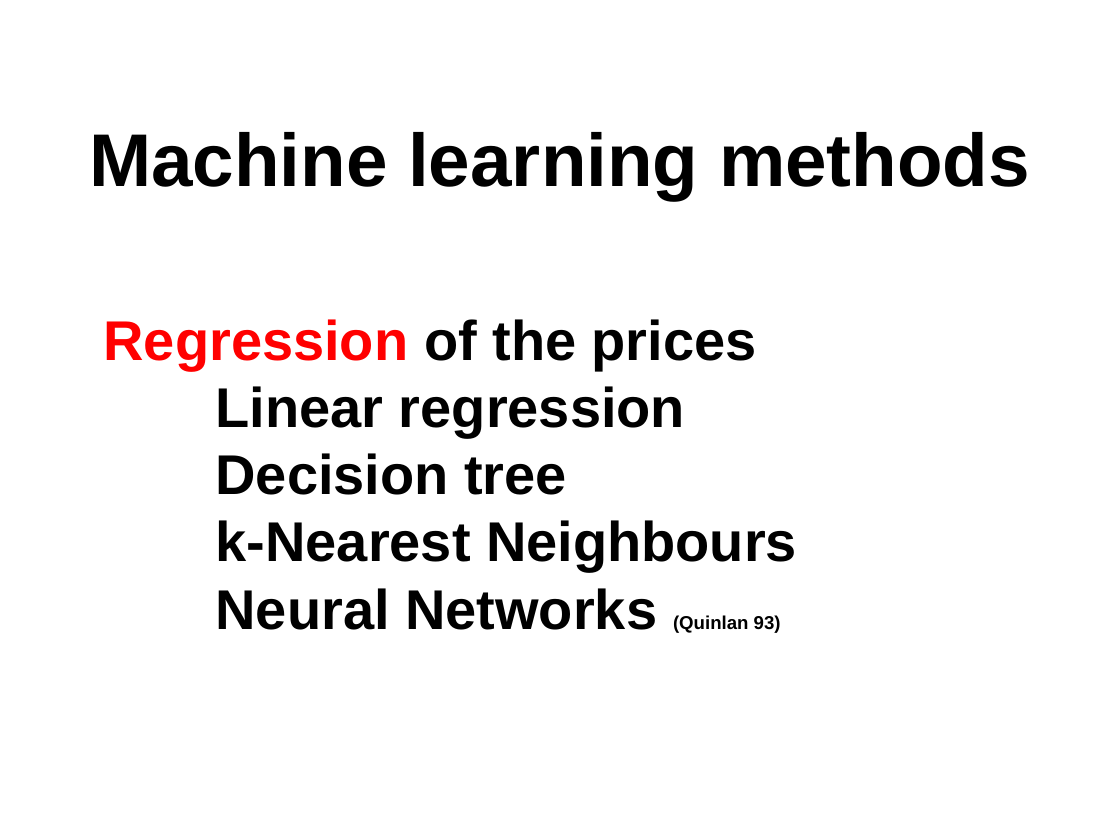
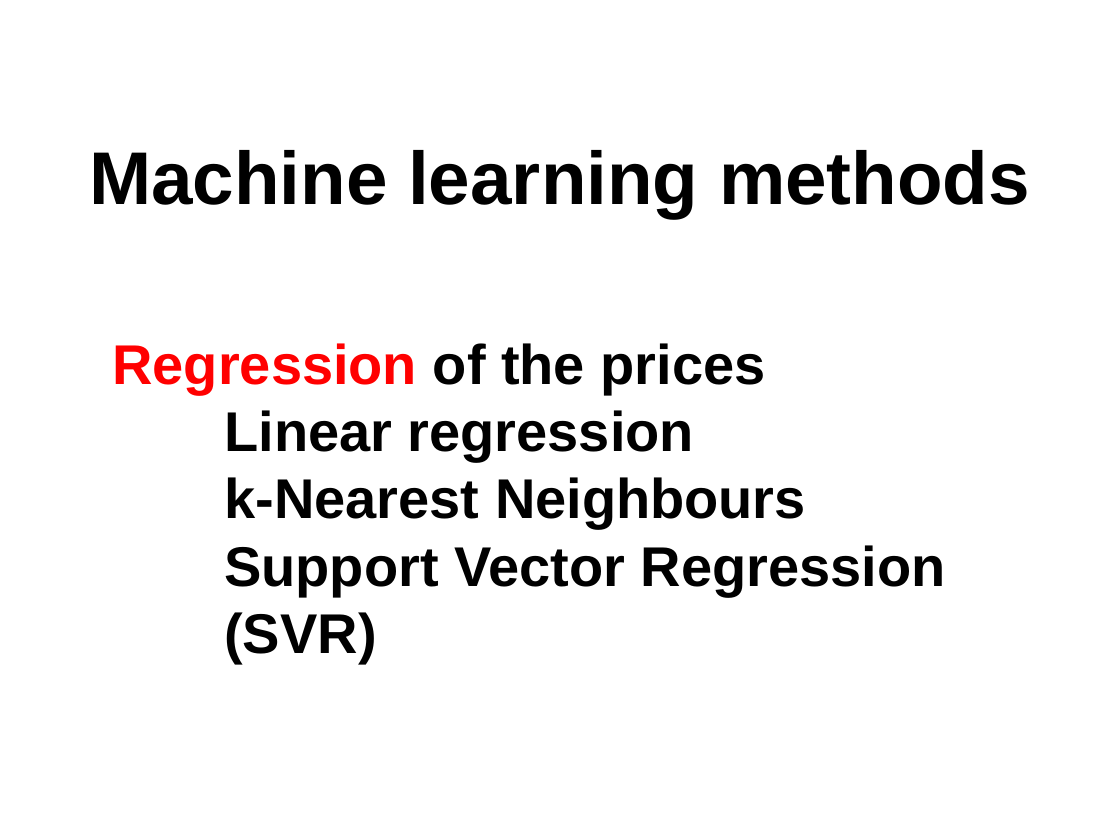
Before and after one commit to npow/centris, a slide deck: slide 4 of presentation/DaveNissanEmil2014MachineLearning.pptx. Drawn at 1120x840 pixels with LibreOffice and Linux fonts; fonts in the diff are those of the drawing. Boxes give left, top, right and bottom in pixels: in the first picture for what was removed or moved away, otherwise in the second. Text is boxed around its words. In the diff, an @@ line names an element or a change of style, - is before the commit and + after.

```diff
--- a/presentation/DaveNissanEmil2014MachineLearning.pptx
+++ b/presentation/DaveNissanEmil2014MachineLearning.pptx
@@ text "Machine learning methods": place and size @@
-text "Machine learning methods" at <box>89,132,1030,200</box>
+text "Machine learning methods" at <box>89,150,1030,218</box>
@@ text "Regression of the prices": place and size @@
-text "Regression of the prices" at <box>104,319,797,633</box>
+text "Regression of the prices" at <box>112,343,946,663</box>
@@ text at <box>216,453,567,495</box>: paragraph removed @@
-Decision tree
@@ text at <box>224,545,946,663</box>: text changed @@
-Neural Networks (Quinlan 93)
+Support Vector Regression
+(SVR)
```
Also in this commit, not shown: 4 other slides changed, 1 other file.
